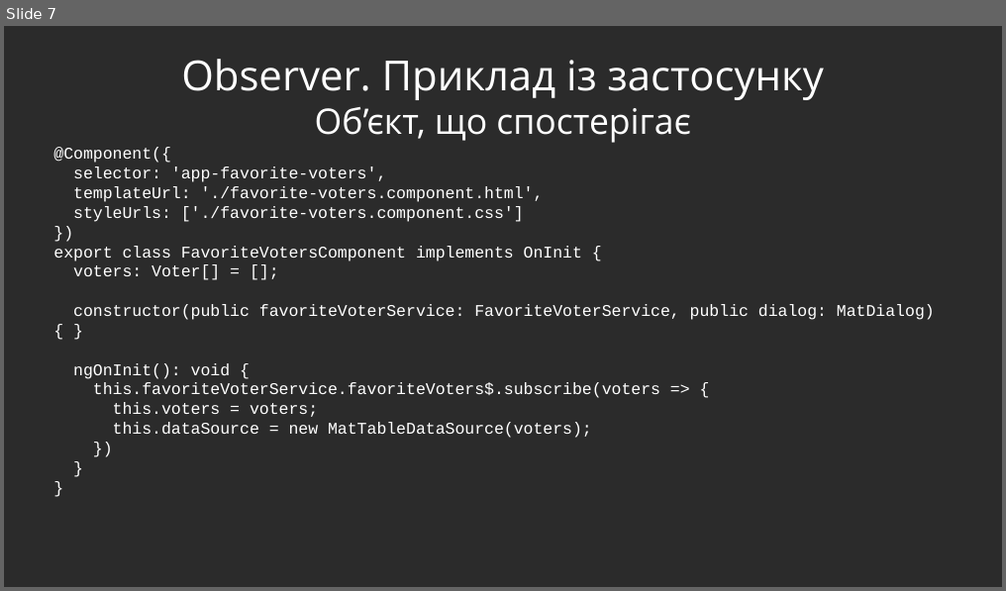
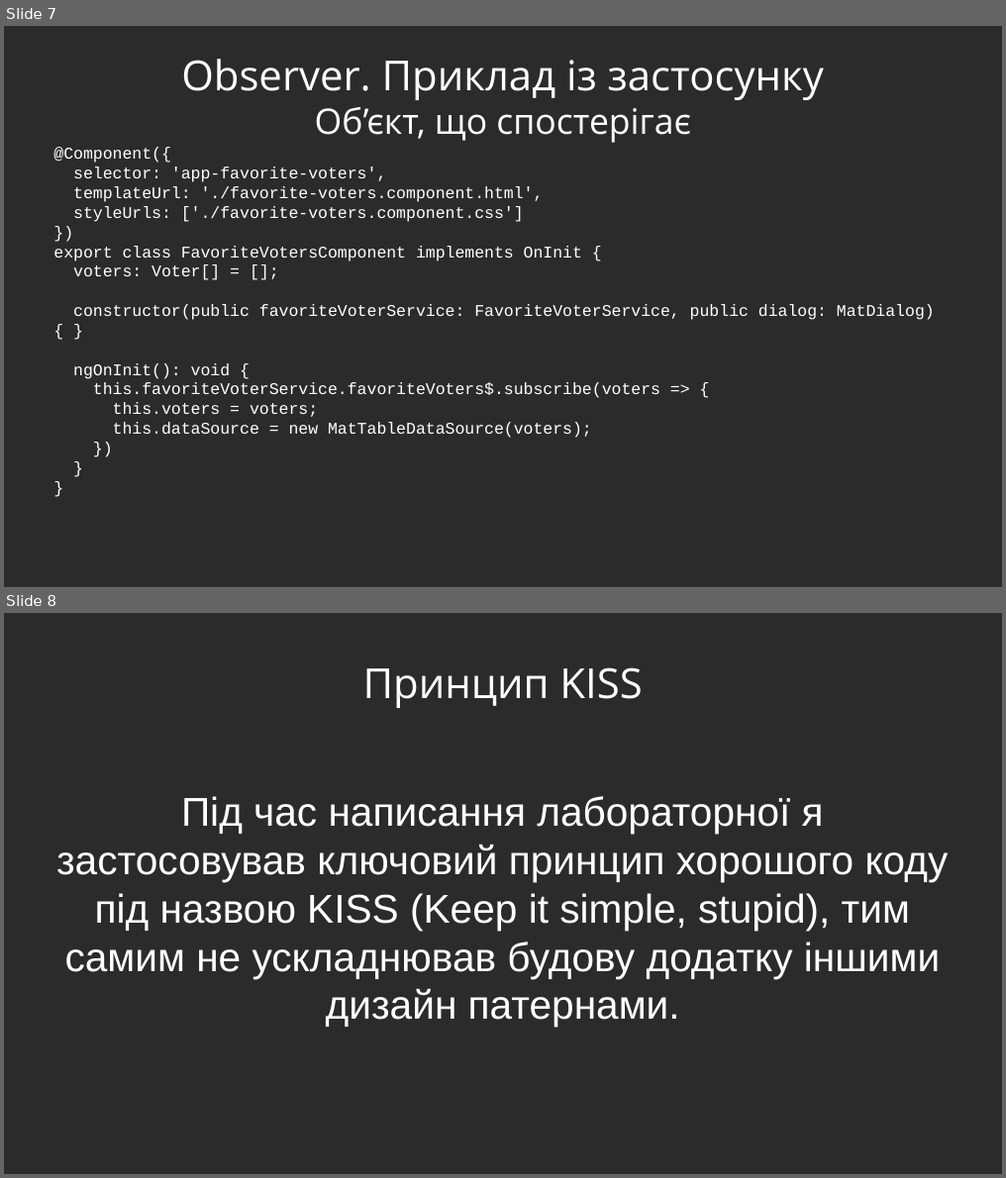
Before and after one commit to DmytroKhylko/CSOP_labs_3term, a slide deck: Lab8/Лабораторна_№8.odp. Shown one above the other, each under a label of ours: slide 7 before the commit, slides 7 and 8 after it. The pictures are 1006x591 and 1006x1178 pixels, drawn with LibreOffice and Linux fonts; fonts in the diff are those of the drawing; background and template pictures are left out; a plain dark background stands for a picture behind light text. Boxes give left, top, right and bottom in pixels: in the first picture for what was removed or moved away, otherwise in the second. Text is boxed around its words. In the diff, an @@ line names an element or a change of style, - is before the commit and + after.

Commit message:
Lab8_presentation_edit

```diff
--- a/Lab8/Лабораторна_№8.odp
+++ b/Lab8/Лабораторна_№8.odp
@@ slide 8 added at box(4, 613, 1002, 1174), background picture (left out) @@
@@ title added at box(363, 667, 642, 708), 33 pt, text #FFFFFF @@
+Принцип KISS
@@ subtitle added at box(56, 796, 948, 1027), 32 pt, text #FFFFFF @@
+Під час написання лабораторної я застосовував ключовий принцип хорошого коду під назвою KISS (Keep it simple, stupid), тим самим не ускладнював будову додатку іншими дизайн патернами.
```
Also in this commit, not shown: 1 other file.
